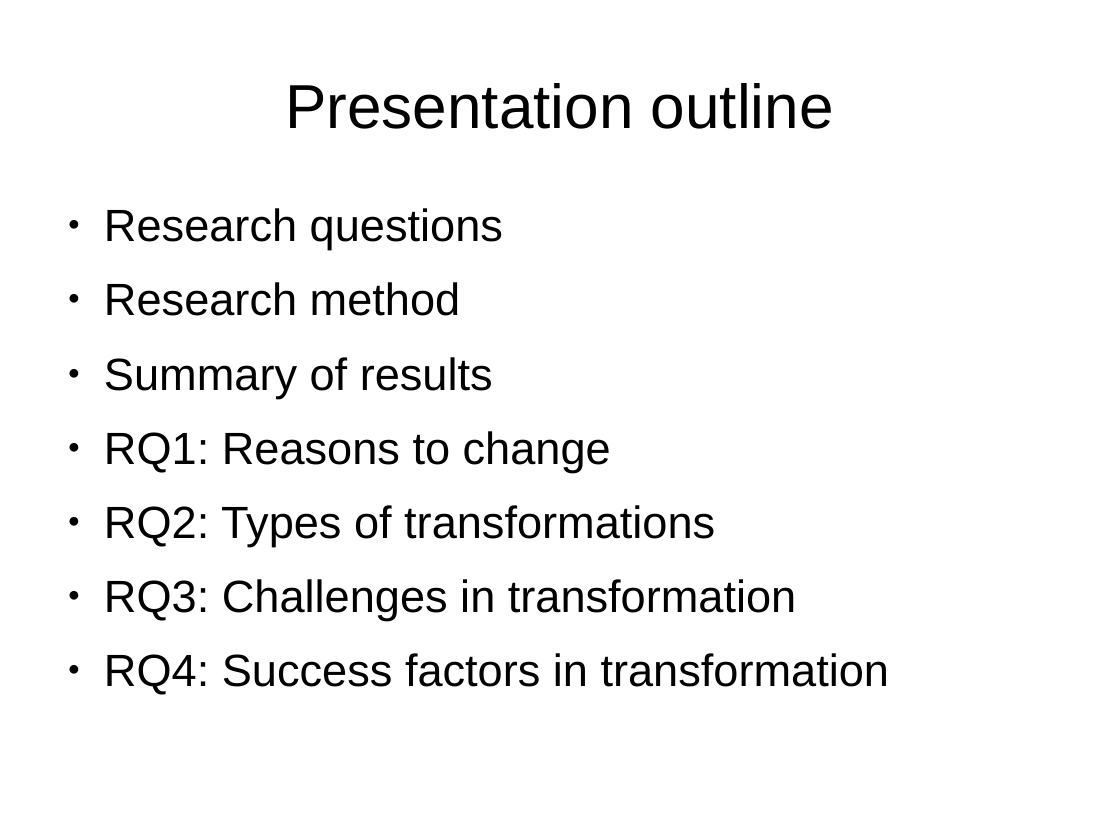
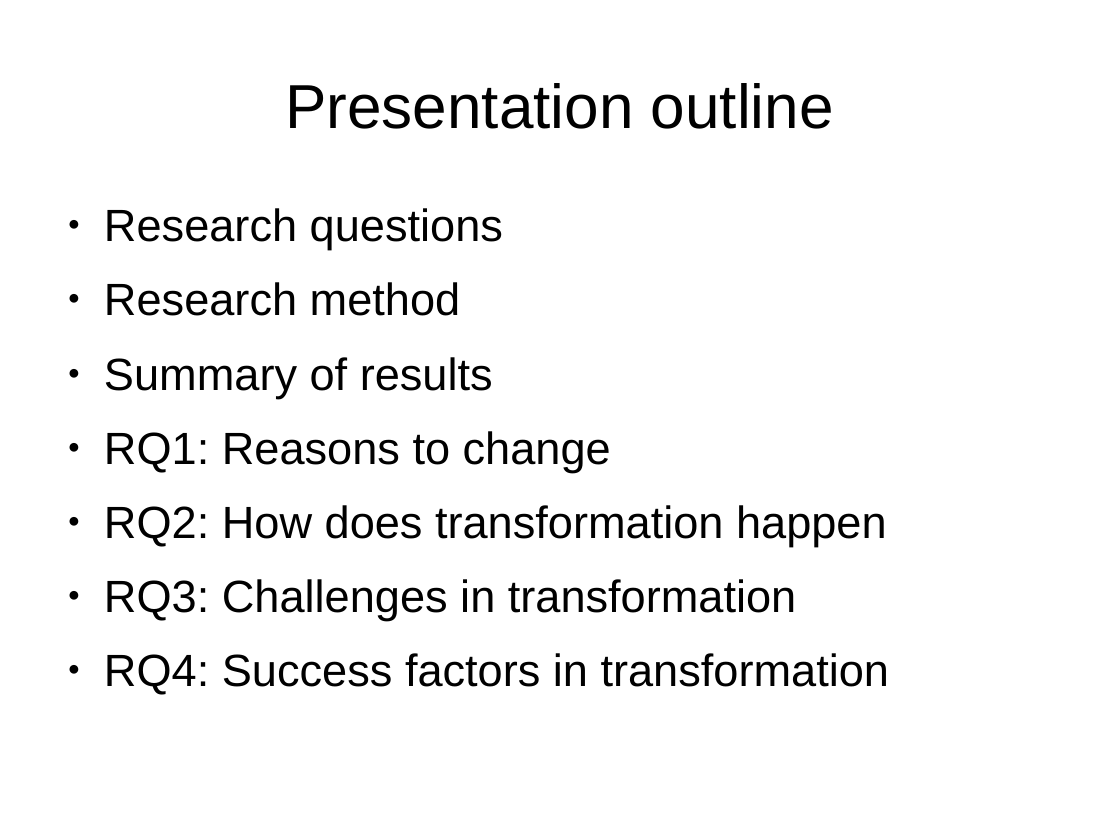
Before and after one commit to coumbole/aalto_agiletransformation, a slide deck: slide 2 of Presentation.odp. Drawn at 1120x840 pixels with LibreOffice and Linux fonts; fonts in the diff are those of the drawing. Boxes give left, top, right and bottom in pixels: in the first picture for what was removed or moved away, otherwise in the second. Text is boxed around its words. In the diff, an @@ line names an element or a change of style, - is before the commit and + after.

```diff
--- a/Presentation.odp
+++ b/Presentation.odp
@@ text at bbox=[104, 505, 887, 547]: text changed @@
-● RQ2: Types of transformations
+● RQ2: How does transformation happen
```
Also in this commit, not shown: 3 other slides changed, 6 slides added.
